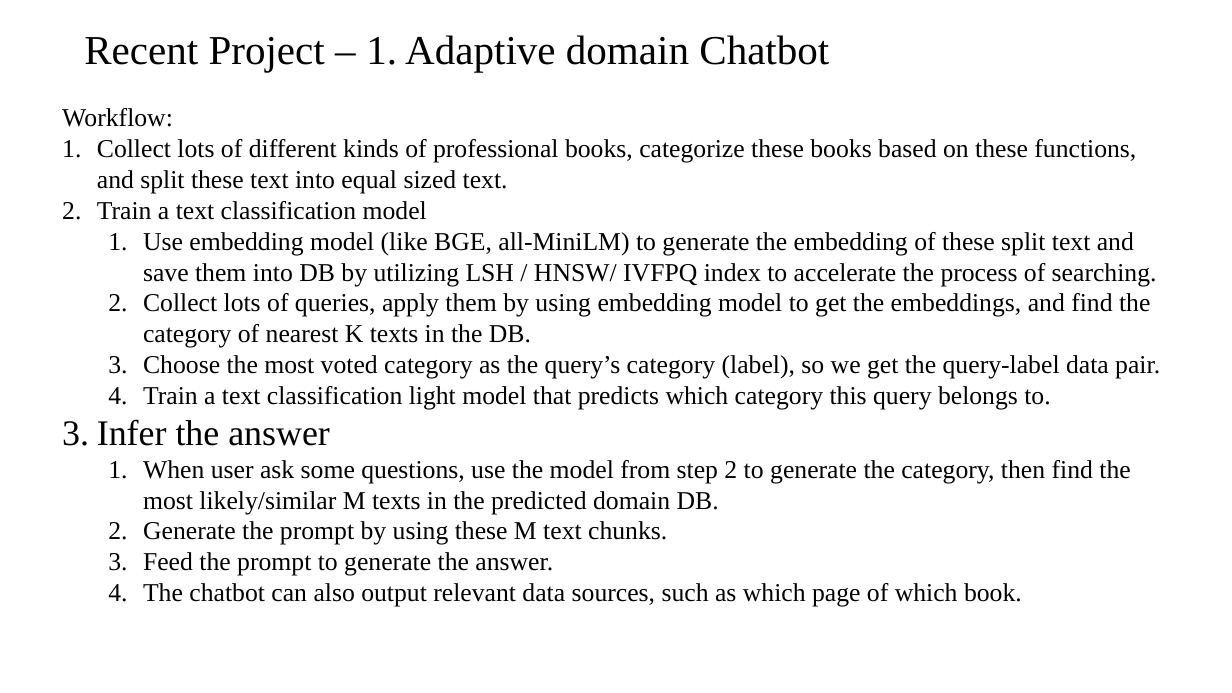
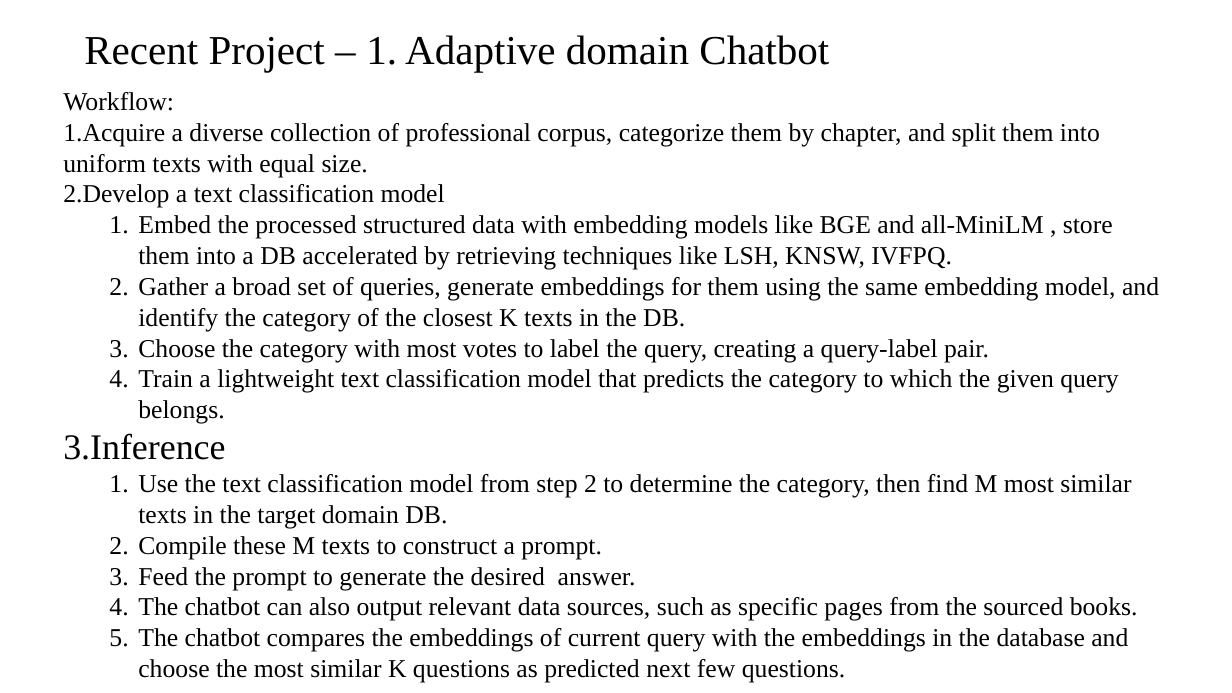
Before and after one commit to tengwang0318/Adaptive-Domain-Chatbot, a slide deck: slide 1 of Presentation.pptx. Drawn at 1232x693 pixels with LibreOffice and Linux fonts; fonts in the diff are those of the drawing. Boxes give left, top, right and bottom in pixels: in the first picture for what was removed or moved away, otherwise in the second. Text is boxed around its words. In the diff, an @@ line names an element or a change of style, - is before the commit and + after.

Commit message:
update workflow

```diff
--- a/Presentation.pptx
+++ b/Presentation.pptx
@@ text "Workflow:": place and size @@
-text "Workflow:" at <box>62,108,1160,607</box>
+text "Workflow:" at <box>63,92,1159,683</box>
@@ text at <box>63,123,1159,683</box>: text changed @@
-1. Collect lots of different kinds of professional books, categorize these books based on these functions, and split these text into equal sized text.
-2. Train a text classification model
-  1. Use embedding model (like BGE, all-MiniLM) to generate the embedding of these split text and save them into DB by utilizing LSH / HNSW/ IVFPQ index to accelerate the process of searching.
-  2. Collect lots of queries, apply them by using embedding model to get the embeddings, and find the category of nearest K texts in the DB.
-  3. Choose the most voted category as the query’s category (label), so we get the query-label data pair.
-  4. Train a text classification light model that predicts which category this query belongs to.
-3. Infer the answer
-  1. When user ask some questions, use the model from step 2 to generate the category, then find the most likely/similar M texts in the predicted domain DB.
-  2. Generate the prompt by using these M text chunks.
-  3. Feed the prompt to generate the answer.
-  4. The chatbot can also output relevant data sources, such as which page of which book.
+1. Acquire a diverse collection of professional corpus, categorize them by chapter, and split them into uniform texts with equal size.
+2. Develop a text classification model
+  1. Embed the processed structured data with embedding models like BGE and all-MiniLM , store them into a DB accelerated by retrieving techniques like LSH, KNSW, IVFPQ.
+  2. Gather a broad set of queries, generate embeddings for them using the same embedding model, and identify the category of the closest K texts in the DB.
+  3. Choose the category with most votes to label the query, creating a query-label pair.
+  4. Train a lightweight text classification model that predicts the category to which the given query belongs.
+3. Inference
+  1. Use the text classification model from step 2 to determine the category, then find M most similar texts in the target domain DB.
+  2. Compile these M texts to construct a prompt.
+  3. Feed the prompt to generate the desired answer.
+  4. The chatbot can also output relevant data sources, such as specific pages from the sourced books.
+  5. The chatbot compares the embeddings of current query with the embeddings in the database and choose the most similar K questions as predicted next few questions.
```
Also in this commit, not shown: 2 slides added, 2 slides removed, 7 other files.
